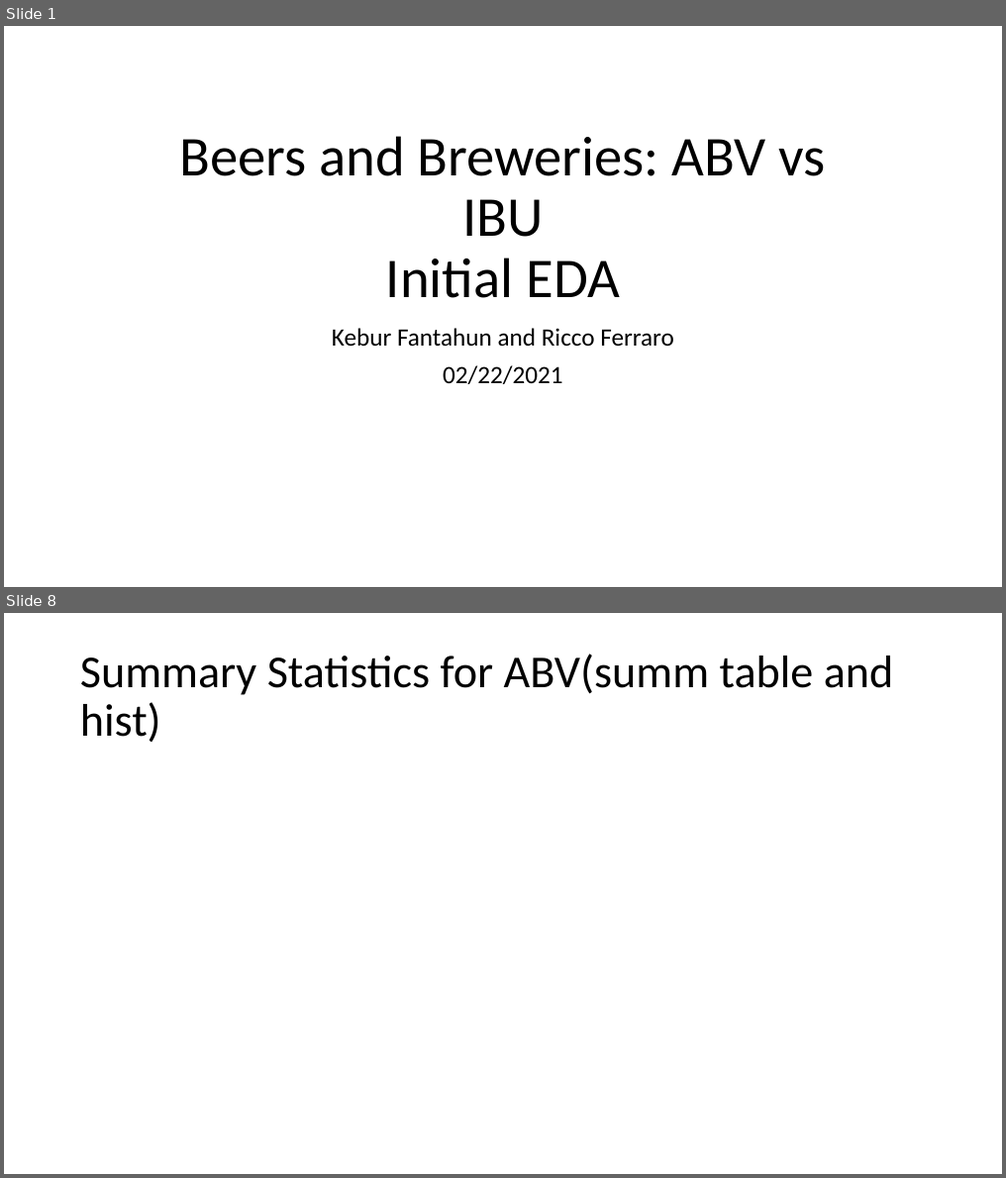
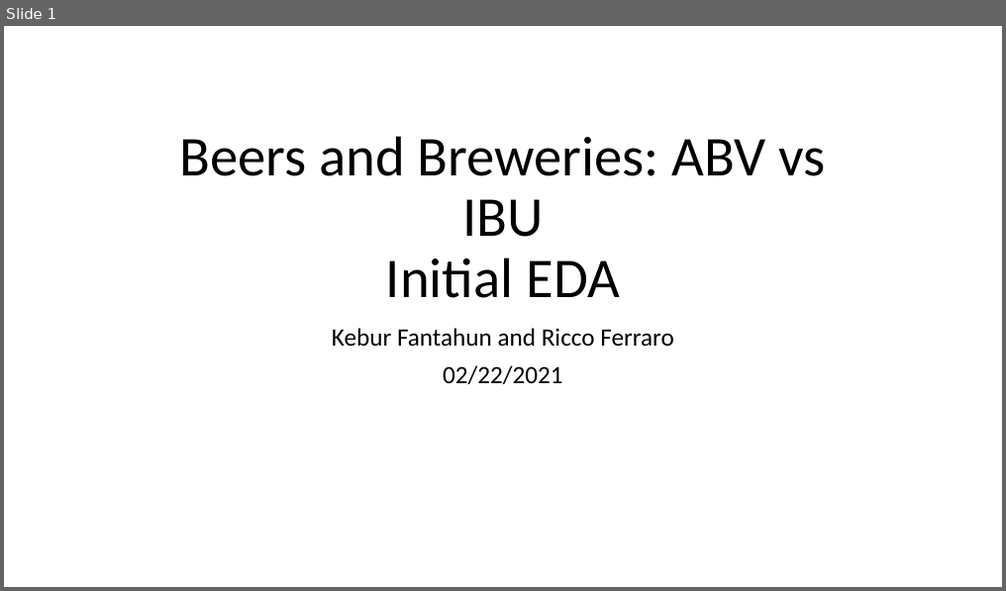
Before and after one commit to RiccoFerraro/dds_case_study_1, a slide deck: Beers_and_Breweries.pptx. Shown one above the other, each under a label of ours: slides 1 and 8 before the commit, slide 1 after it; the slides between them are not shown. The pictures are 1006x1178 and 1006x591 pixels, drawn with LibreOffice and Linux fonts; fonts in the diff are those of the drawing. Boxes give left, top, right and bottom in pixels: in the first picture for what was removed or moved away, otherwise in the second. Text is boxed around its words. In the diff, an @@ line names an element or a change of style, - is before the commit and + after.

```diff
--- a/Beers_and_Breweries.pptx
+++ b/Beers_and_Breweries.pptx
@@ slide 8 removed at [4,613,1002,1174], background #FFFFFF @@
@@ title removed at [80,654,894,742] @@
-Summary Statistics for ABV(summ table and hist)
```
Also in this commit, not shown: 6 slides changed, 13 slides added, 1 other slide removed, 3 other files.
